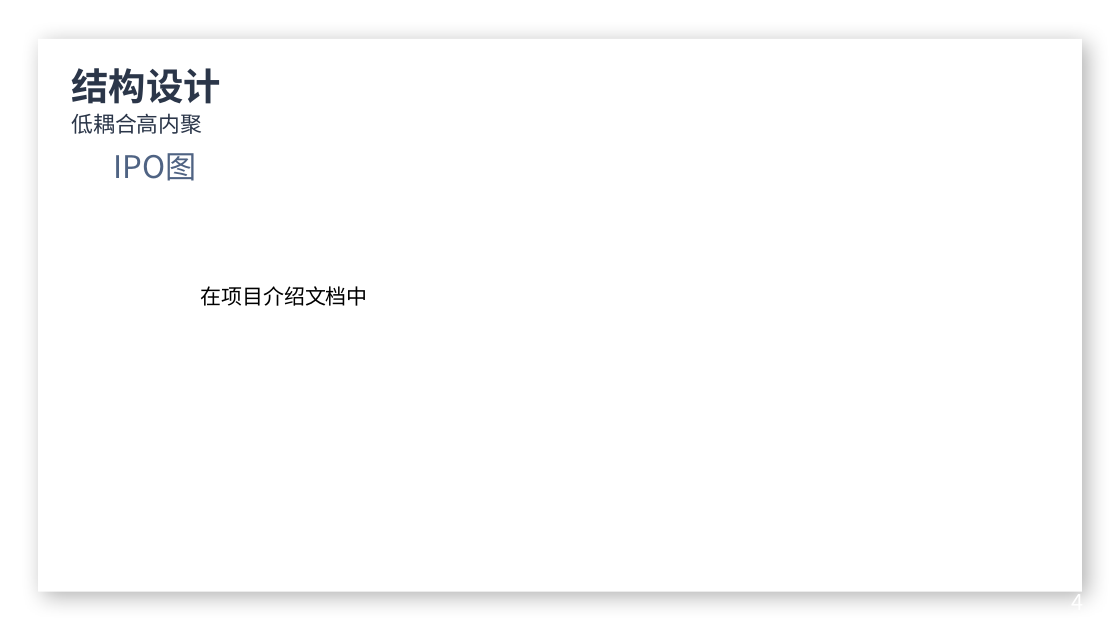
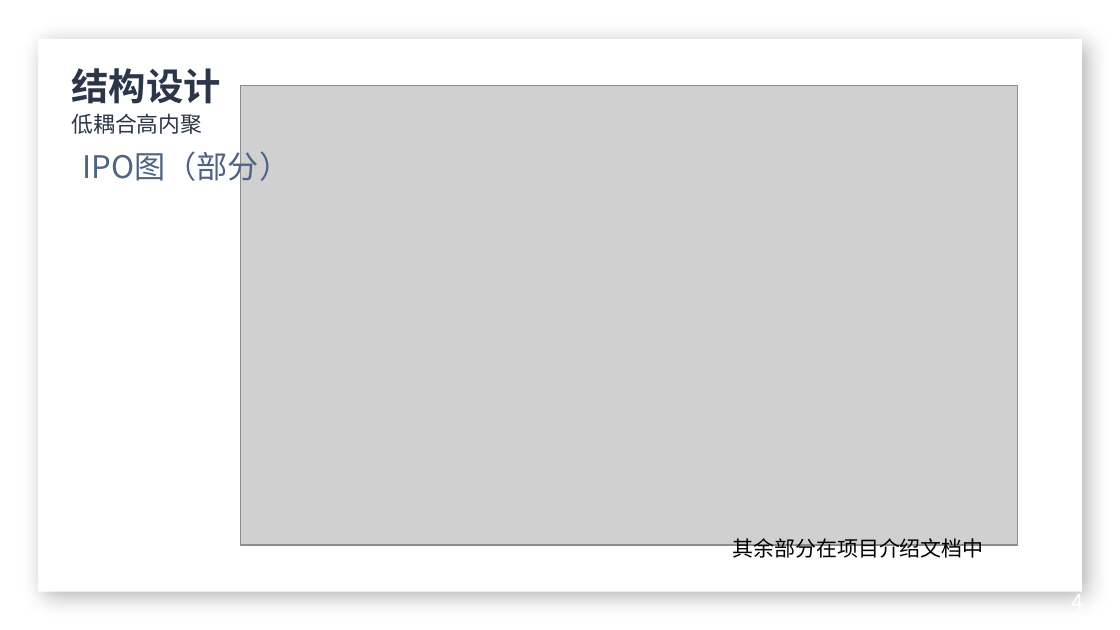
Before and after one commit to quanzixiu/Library-Management-System, a slide deck: slide 13 of 文档/展示PPT_第四周.pptx. Drawn at 1120x630 pixels with LibreOffice and Linux fonts; fonts in the diff are those of the drawing; grey boxes stand for pictures; background and template pictures are left out. Boxes give left, top, right and bottom in pixels: in the first picture for what was removed or moved away, otherwise in the second. Text is boxed around its words. In the diff, an @@ line names an element or a change of style, - is before the commit and + after.

```diff
--- a/文档/展示PPT_第四周.pptx
+++ b/文档/展示PPT_第四周.pptx
@@ picture added at (241, 86, 1018, 545) @@
@@ text at (83, 146, 291, 186): text changed @@
-IPO图
+IPO图（部分）
@@ text at (733, 538, 984, 561): text changed @@
-在项目介绍文档中
+其余部分在项目介绍文档中
```
Also in this commit, not shown: 1 other slide changed, 1 other file.
